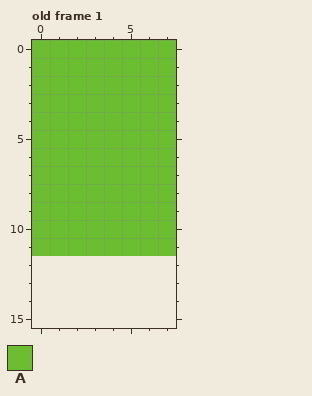
Pixel-art file -- Assets/Sprites/Player.aseprite. This is how it looked before the edit.
8x12 pixels, 1 frame. Shown: old frame 1. The old version is drawn lined up with the new one, on the new canvas. The commit also changed other frames, which this record leaves out.
Palette (. is transparent): A #6abe30
Pixels before, old frame 1, first column x 0:
 0 AAAAAAAA
 1 AAAAAAAA
 2 AAAAAAAA
 3 AAAAAAAA
 4 AAAAAAAA
 5 AAAAAAAA
 6 AAAAAAAA
 7 AAAAAAAA
 8 AAAAAAAA
 9 AAAAAAAA
10 AAAAAAAA
11 AAAAAAAA
After the commit:
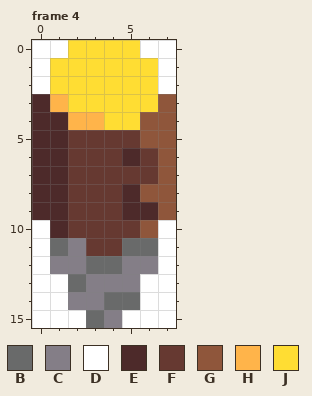
Colours new in this view: B #696a6a  C #847e87  D #ffffff  E #4d2a2a  F #663931  G #8f563b  H #ffb44a  J #ffdd33
A new or re-ordered frame is compared with the old frame closest to it.
What changed:
canvas 8x12 -> 8x16
frames 1 -> 8
Changed rows in their new state; - is an unchanged pixel.
Frame 4 is new; against old frame 1:
first column x 0:
 0 DDJJJJDD
 1 DJJJJJJD
 2 DJJJJJJD
 3 EHJJJJJG
 4 EEHHJJGG
 5 EEFFFFGG
 6 EEFFFEFG
 7 EEFFFFFG
 8 EEFFFEGG
 9 EEFFFEEG
10 DEFFFFGD
11 DBCFFBBD
12 DCCBBCCD
13 DDBCCCDD
14 DDCCBBDD
15 DDDBCDDD
